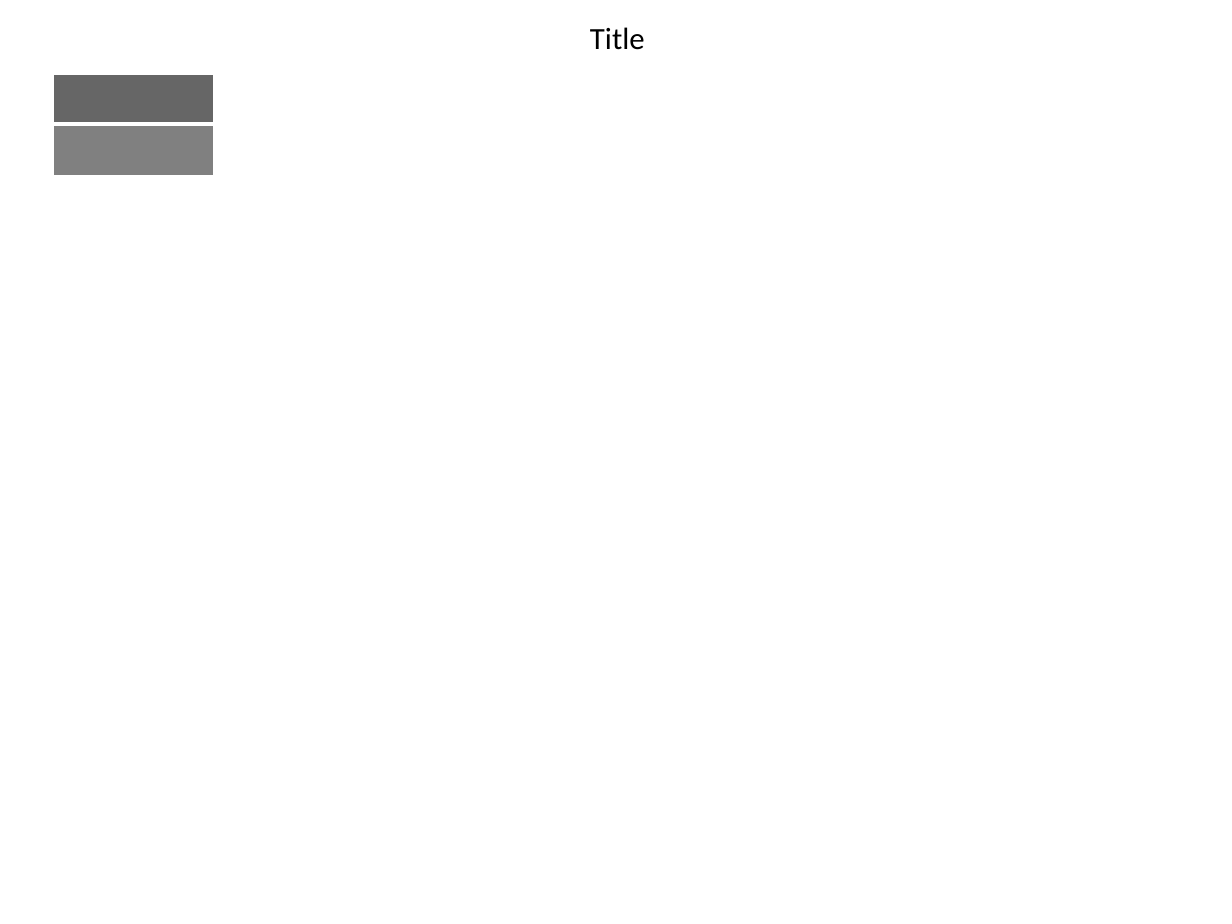
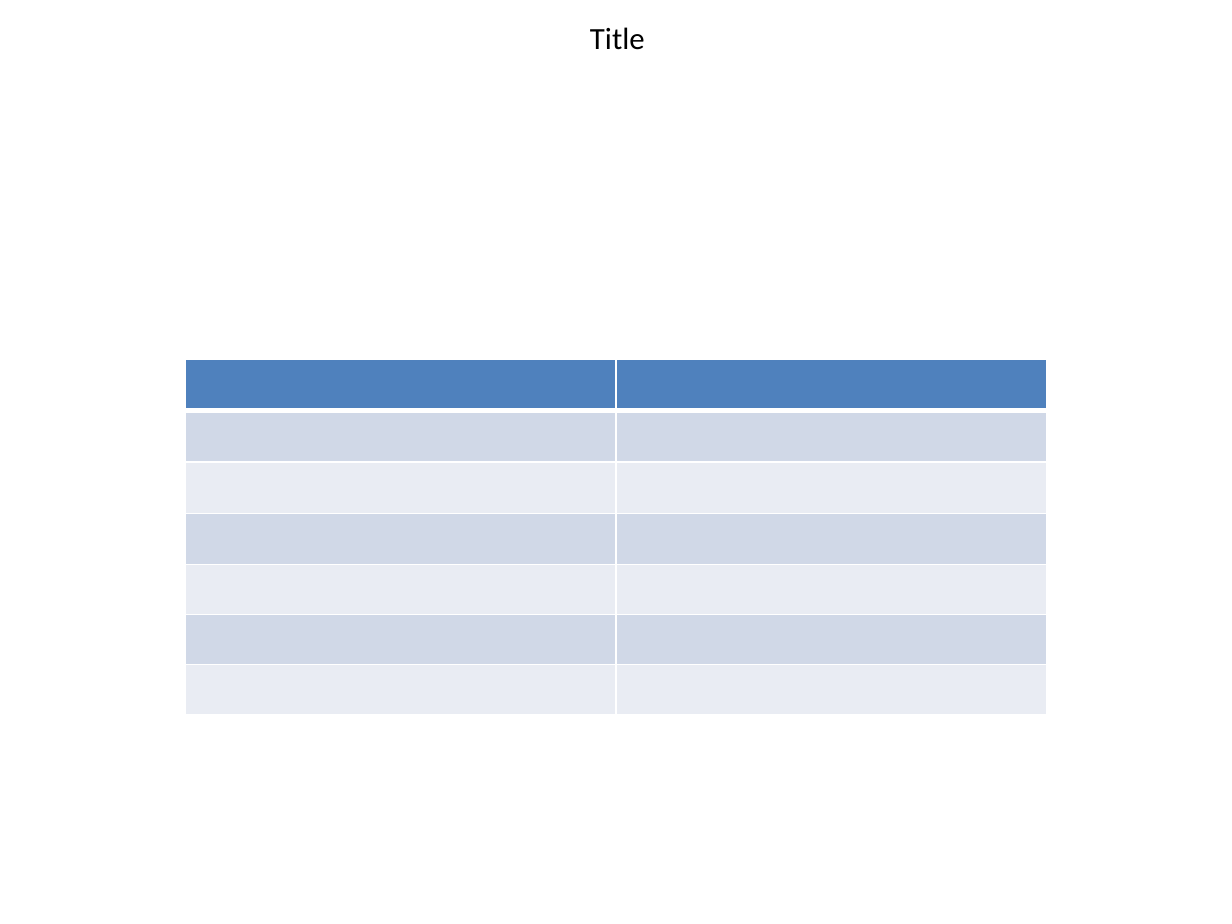
Before and after one commit to faisalsaleem101/FaisalSaleemWebApplication, a slide deck: slide 1 of Templates/UpdateExistingTable6.pptx. Drawn at 1232x924 pixels with LibreOffice and Linux fonts; fonts in the diff are those of the drawing. Boxes give left, top, right and bottom in pixels: in the first picture for what was removed or moved away, otherwise in the second. Text is boxed around its words. In the diff, an @@ line names an element or a change of style, - is before the commit and + after.

```diff
--- a/Templates/UpdateExistingTable6.pptx
+++ b/Templates/UpdateExistingTable6.pptx
@@ table removed at (x1=53, y1=74, x2=213, y2=175), 2 rows, 1 columns @@
-
-
@@ table added at (x1=185, y1=360, x2=1047, y2=715), 7 rows, 2 columns @@
+ | 
+ | 
+ | 
+ | 
+ | 
+ | 
+ | 
```
Also in this commit, not shown: 6 other files.
